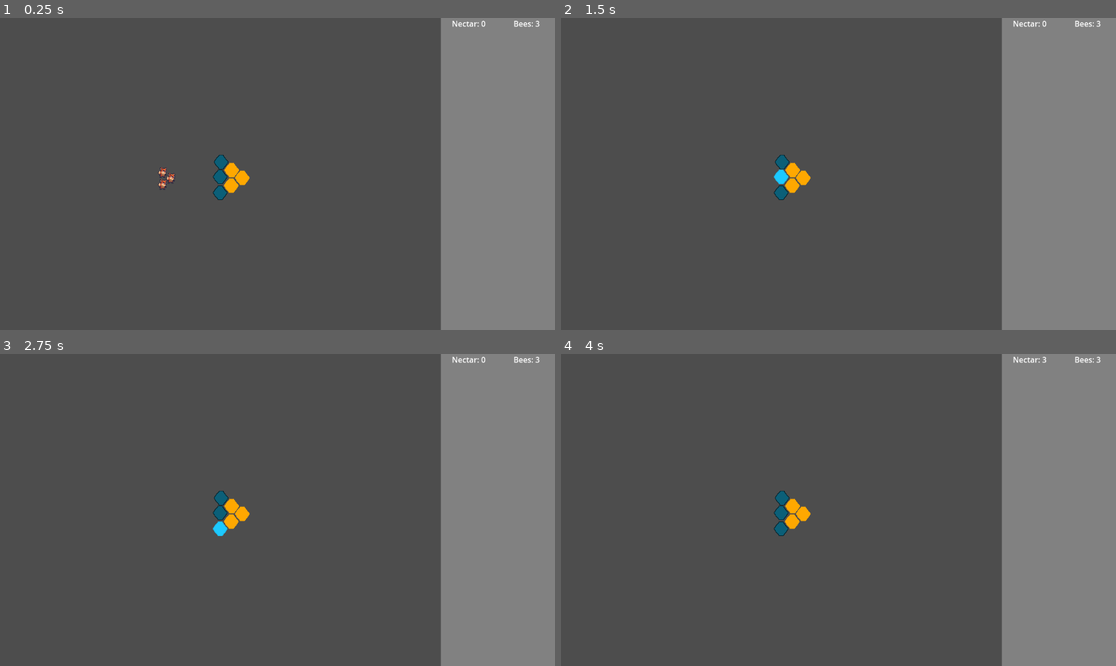
Above: before the commit, frames 1-4 (two rows, left to right).
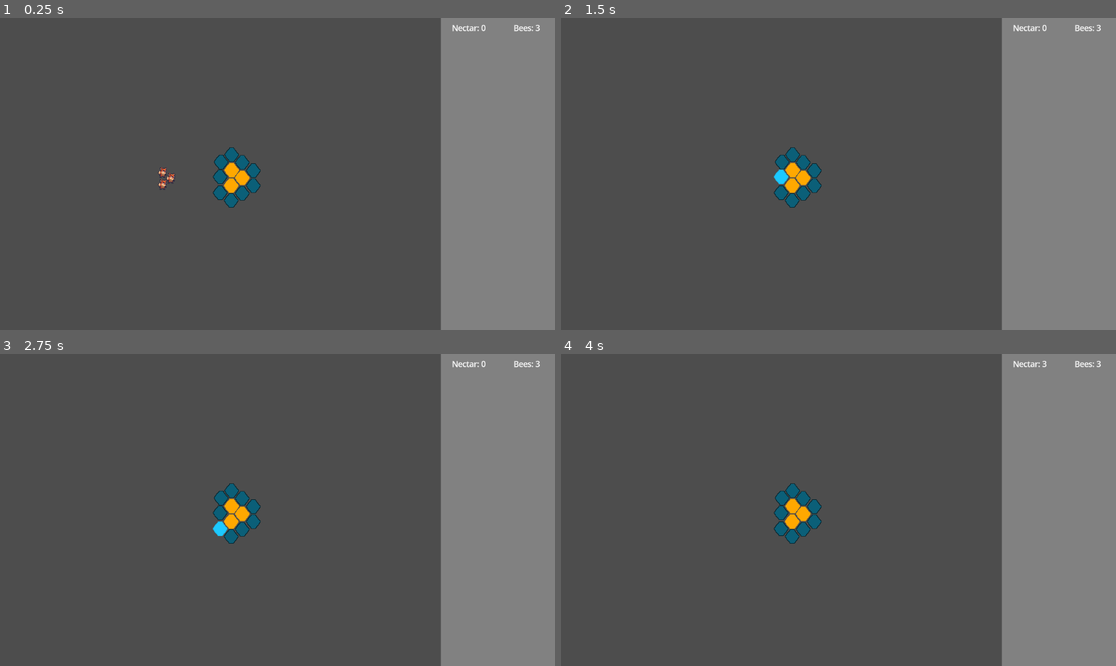
Above: after the commit, the same moments.

Repository: SBSoftwareDev/brainless
Game: Godot game, scene res://src/scenes/game.tscn
The game is run twice, just before and just after one commit, with the same random seed, the same clock (stepped at 60 frames per second) and the same inputs.
Inputs (mouse positions are in pixels of both pictures, inside the frame that each line leads up to):
- Up to frame 1 (0.25 s): no input
- Up to frame 2 (1.5 s): move the mouse to (783, 161) at 0.52 s; tap Enter at 1.25 s; move the mouse to (783, 177) at 1.27 s
- Up to frame 3 (2.75 s): tap Space at 2 s; move the mouse to (222, 528) at 2.02 s
- Up to frame 4 (4 s): tap Enter at 2.75 s; move the mouse to (810, 572) at 2.77 s; tap Space at 3.5 s; move the mouse to (1005, 556) at 3.52 s

The runs differ from the first frame. In frame 1, 0.7% of the frame differs, in the area x 40-98%, y 0-61%; in frame 2, 0.7%; in frame 3, 0.7%; in frame 4, 0.7%.

Commit message:
Minor adjustments

Diff:
--- a/project.godot
+++ b/project.godot
@@ -14,6 +14,10 @@
 run/main_scene="uid://4vqtyrbxi32s"
 config/features=PackedStringArray("4.5", "GL Compatibility")
 
+[gui]
+
+theme/default_font_multichannel_signed_distance_field=true
+
 [rendering]
 
 textures/canvas_textures/default_texture_filter=0
--- a/src/scenes/control.tscn
+++ b/src/scenes/control.tscn
@@ -36,14 +36,29 @@
 size_flags_vertical = 3
 alignment = 1
 
-[node name="NectarAmountLabel" type="RichTextLabel" parent="ColorRect/VBoxContainer/HBoxContainer"]
+[node name="MarginContainer" type="MarginContainer" parent="ColorRect/VBoxContainer/HBoxContainer"]
+layout_mode = 2
+size_flags_horizontal = 3
+theme_override_constants/margin_left = 0
+theme_override_constants/margin_top = 10
+
+[node name="NectarAmountLabel" type="RichTextLabel" parent="ColorRect/VBoxContainer/HBoxContainer/MarginContainer"]
+unique_name_in_owner = true
+texture_filter = 2
 layout_mode = 2
 size_flags_horizontal = 3
 size_flags_vertical = 3
 text = "Nectar:"
 horizontal_alignment = 1
 
-[node name="BeeAmountLabel" type="RichTextLabel" parent="ColorRect/VBoxContainer/HBoxContainer"]
+[node name="MarginContainer2" type="MarginContainer" parent="ColorRect/VBoxContainer/HBoxContainer"]
+layout_mode = 2
+size_flags_horizontal = 3
+theme_override_constants/margin_top = 10
+
+[node name="BeeAmountLabel" type="RichTextLabel" parent="ColorRect/VBoxContainer/HBoxContainer/MarginContainer2"]
+unique_name_in_owner = true
+texture_filter = 2
 layout_mode = 2
 size_flags_horizontal = 3
 size_flags_vertical = 3
--- a/src/scenes/game.tscn
+++ b/src/scenes/game.tscn
@@ -29,6 +29,24 @@
 
 [node name="EmptyCell3" parent="World/Level" instance=ExtResource("2_276xm")]
 position = Vector2(457, 363)
+
+[node name="EmptyCell4" parent="World/Level" instance=ExtResource("2_276xm")]
+position = Vector2(480, 379)
+
+[node name="EmptyCell5" parent="World/Level" instance=ExtResource("2_276xm")]
+position = Vector2(503, 364)
+
+[node name="EmptyCell6" parent="World/Level" instance=ExtResource("2_276xm")]
+position = Vector2(526, 348)
+
+[node name="EmptyCell7" parent="World/Level" instance=ExtResource("2_276xm")]
+position = Vector2(526, 317)
+
+[node name="EmptyCell8" parent="World/Level" instance=ExtResource("2_276xm")]
+position = Vector2(503, 300)
+
+[node name="EmptyCell9" parent="World/Level" instance=ExtResource("2_276xm")]
+position = Vector2(481, 284)
 
 [node name="Entities" type="Node2D" parent="World"]
 
--- a/src/scripts/control.gd
+++ b/src/scripts/control.gd
@@ -1,8 +1,8 @@
 extends Control
 
 @onready var economy: Node = %Economy
-@onready var nectar_amount_label: RichTextLabel = $ColorRect/VBoxContainer/HBoxContainer/NectarAmountLabel
-@onready var bee_amount_label: RichTextLabel = $ColorRect/VBoxContainer/HBoxContainer/BeeAmountLabel
+@onready var nectar_amount_label: RichTextLabel = %NectarAmountLabel
+@onready var bee_amount_label: RichTextLabel = %BeeAmountLabel
 
 # Called every frame. 'delta' is the elapsed time since the previous frame.
 func _process(_delta: float) -> void:
